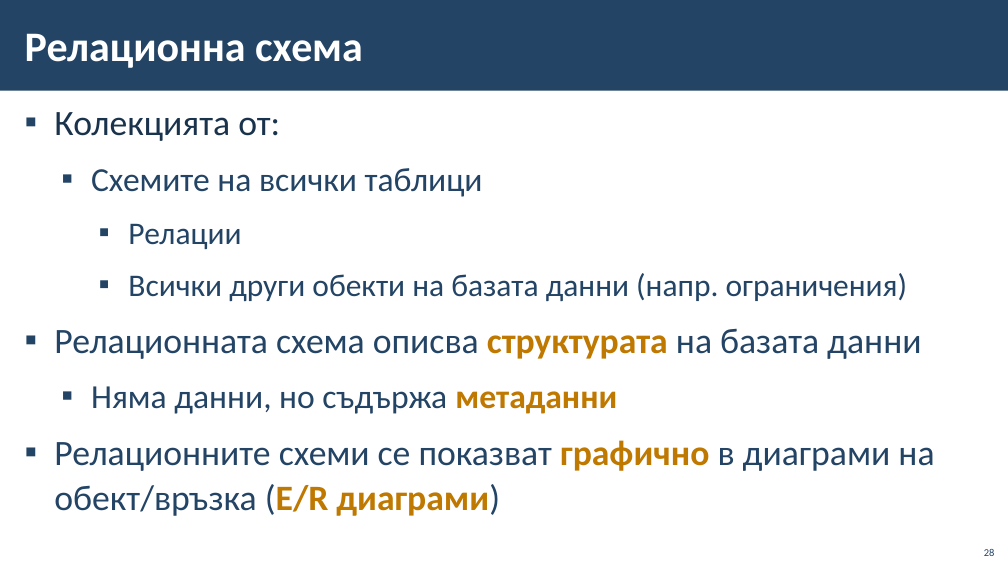
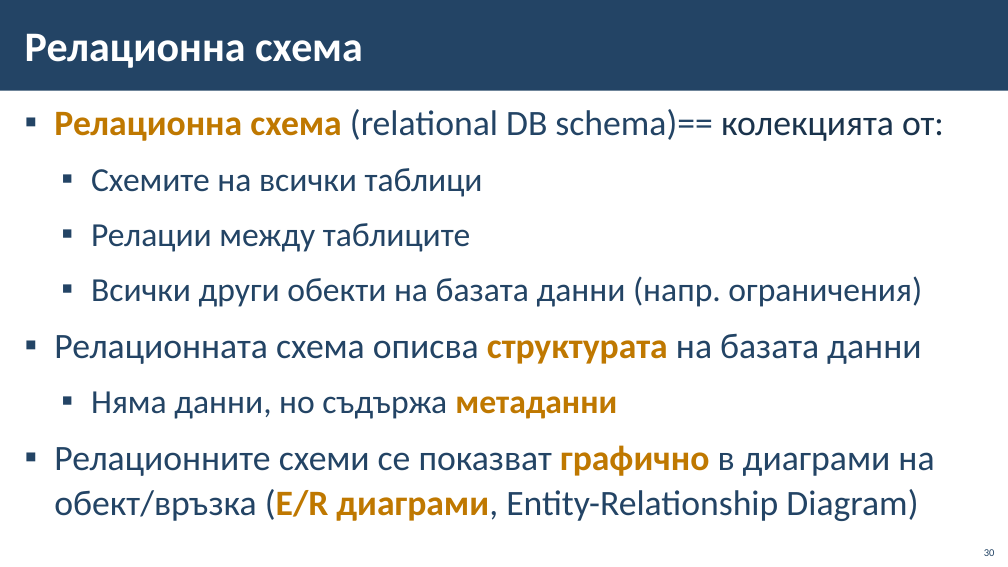
Before and after one commit to BG-IT-Edu/School-Programming, a slide deck: slide 30 of Courses/Software-Sciences/Module-3-Databases-New/07-Relationships-and-ER-Diagrams/07-Relationships-ER-Diagrams.pptx (slide 28 before the commit). Drawn at 1008x567 pixels with LibreOffice and Linux fonts; fonts in the diff are those of the drawing; background and template pictures are left out. Boxes give left, top, right and bottom in pixels: in the first picture for what was removed or moved away, otherwise in the second. Text is boxed around its words. In the diff, an @@ line names an element or a change of style, - is before the commit and + after.

```diff
--- a/Courses/Software-Sciences/Module-3-Databases-New/07-Relationships-and-ER-Diagrams/07-Relationships-ER-Diagrams.pptx
+++ b/Courses/Software-Sciences/Module-3-Databases-New/07-Relationships-and-ER-Diagrams/07-Relationships-ER-Diagrams.pptx
@@ text at bbox=[54, 109, 944, 141]: text changed; text colour #1A334C to #234465 @@
-▪ Колекцията от:
+▪ Релационна схема (relational DB schema)== колекцията от:
@@ text at bbox=[91, 223, 470, 252]: text changed; size 30 to 32 pt @@
-    ▪ Релации
+  ▪ Релации между таблиците
@@ text at bbox=[91, 276, 922, 307]: size 30 to 32 pt in "Всички други обекти на базата данни (напр. ..."; list level 3 to 2 in "Всички други обекти на базата ..." @@
@@ text at bbox=[54, 445, 934, 521]: text changed @@
-▪ Релационните схеми се показват графично в диаграми на обект/връзка (E/R диаграми)
+▪ Релационните схеми се показват графично в диаграми на обект/връзка (E/R диаграми, Entity-Relationship Diagram)
```
Also in this commit, not shown: 12 other slides changed, 3 slides added, 10 other files.
